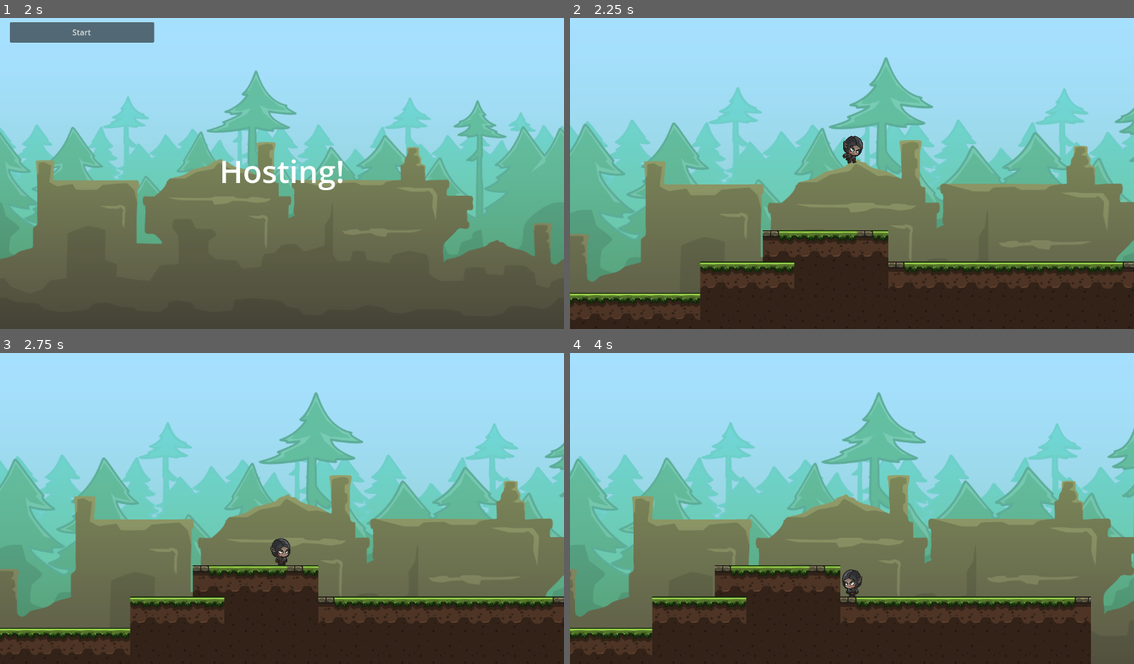
Above: before the commit, frames 1-4 (two rows, left to right).
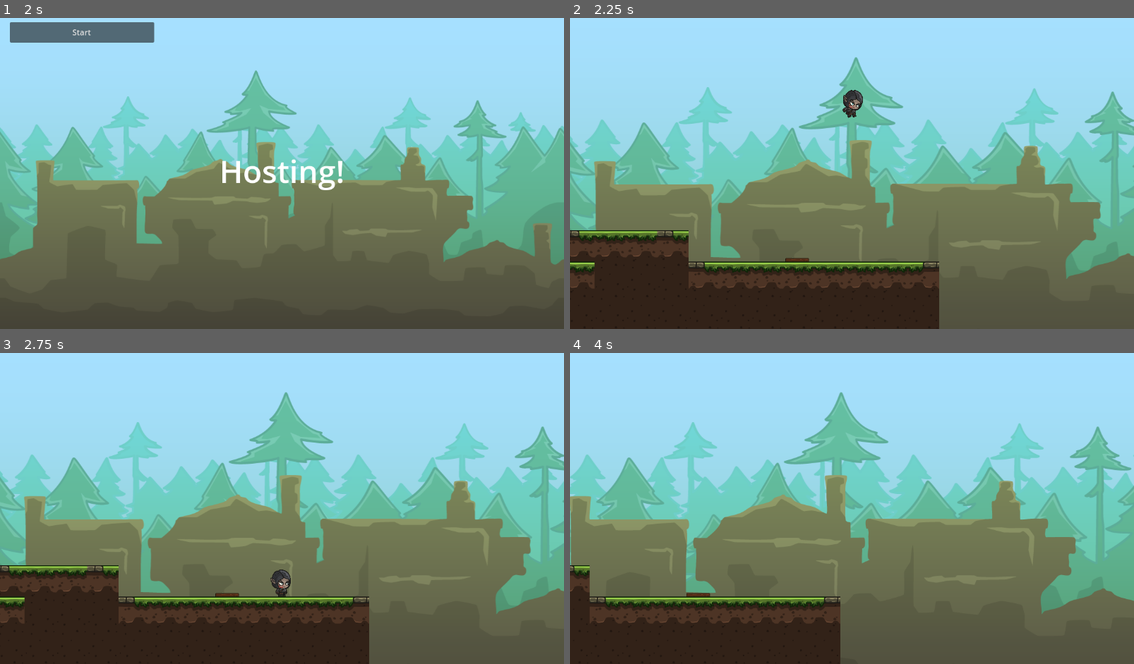
Above: after the commit, the same moments.

Repository: Nhanth123/multiplayer
Game: Godot game, scene res://scenes/menu/menu.tscn
Two runs of this game, one before a commit and one after it. Both use one fixed random seed, a clock stepped at 60 frames per second and the inputs below.
Inputs:
- Up to frame 1 (2 s): tap Enter at 0.5 s; hold D (move_right) 0.53-1.25 s; tap Space (jump) at 0.77 s; click "Host" at 1.25 s
- Up to frame 2 (2.25 s): click "Start" at 2 s
- Up to frame 3 (2.75 s): no input
- Up to frame 4 (4 s): hold D (move_right) 2.78-3.53 s; tap Space (jump) at 3.02 s; hold A (move_left) from 3.53 s (still down)

Frame 1 is identical in both runs. In frame 2, 39% of the frame differs, in the area x 0-100%, y 12-100%; in frame 3, 39%; in frame 4, 40%.

Commit message:
Feature: add pressure-plate for game-play

Diff:
--- /dev/null
+++ b/scenes/environment/pressure_plate.gd
@@ -0,0 +1,35 @@
+extends Node2D
+
+
+@export var is_down = false
+@export var plate_up: Sprite2D
+@export var plate_down: Sprite2D
+
+var bodies_on_plate = 0
+
+func _on_area_2d_body_entered(_body: Node2D) -> void:
+	if not multiplayer.is_server():
+		return
+
+	bodies_on_plate += 1
+	update_on_plate()
+
+
+func _on_area_2d_body_exited(_body: Node2D) -> void:
+	if not multiplayer.is_server():
+		return
+
+	bodies_on_plate -= 1
+	update_on_plate()
+
+func update_on_plate():
+	is_down = bodies_on_plate >= 1
+	set_plate_properties()
+
+func set_plate_properties():
+	plate_down.visible = is_down
+	plate_up.visible = !is_down
+
+
+func _on_multiplayer_synchronizer_synchronized() -> void:
+	set_plate_properties()
--- a/scenes/environment/pressure_plate.tscn
+++ b/scenes/environment/pressure_plate.tscn
@@ -1,11 +1,21 @@
-[gd_scene load_steps=3 format=3 uid="uid://cx3e3tlu1chp3"]
+[gd_scene load_steps=5 format=3 uid="uid://cx3e3tlu1chp3"]
 
+[ext_resource type="Script" path="res://scenes/environment/pressure_plate.gd" id="1_7dqu8"]
 [ext_resource type="Texture2D" uid="uid://cu3ucp0ocryit" path="res://assets/objects/Pillar_01.png" id="1_yjfvr"]
 
 [sub_resource type="RectangleShape2D" id="RectangleShape2D_b23xx"]
 size = Vector2(48, 10)
 
-[node name="PressurePlate" type="Node2D"]
+[sub_resource type="SceneReplicationConfig" id="SceneReplicationConfig_7ss7h"]
+properties/0/path = NodePath(".:is_down")
+properties/0/spawn = true
+properties/0/replication_mode = 1
+
+[node name="PressurePlate" type="Node2D" node_paths=PackedStringArray("plate_up", "plate_down")]
+z_index = -100
+script = ExtResource("1_7dqu8")
+plate_up = NodePath("PlateUp")
+plate_down = NodePath("PlateDown")
 
 [node name="PlateUp" type="Sprite2D" parent="."]
 scale = Vector2(0.15, 0.3)
@@ -22,3 +32,10 @@
 
 [node name="CollisionShape2D" type="CollisionShape2D" parent="Area2D"]
 shape = SubResource("RectangleShape2D_b23xx")
+
+[node name="MultiplayerSynchronizer" type="MultiplayerSynchronizer" parent="."]
+replication_config = SubResource("SceneReplicationConfig_7ss7h")
+
+[connection signal="body_entered" from="Area2D" to="." method="_on_area_2d_body_entered"]
+[connection signal="body_exited" from="Area2D" to="." method="_on_area_2d_body_exited"]
+[connection signal="synchronized" from="MultiplayerSynchronizer" to="." method="_on_multiplayer_synchronizer_synchronized"]
--- a/scenes/level_01.tscn
+++ b/scenes/level_01.tscn
@@ -80,10 +80,15 @@
 texture = ExtResource("3_app2o")
 centered = false
 
+[node name="Interactable" type="Node" parent="."]
+
+[node name="PressurePlate" parent="Interactable" instance=ExtResource("6_tw6ns")]
+position = Vector2(606, -196)
+
 [node name="Players" type="Node" parent="."]
 
 [node name="PlayersContainer" type="Node2D" parent="Players"]
-position = Vector2(-192, -208)
+position = Vector2(216, -302)
 
 [node name="PlayerSpawner" type="MultiplayerSpawner" parent="Players"]
 _spawnable_scenes = PackedStringArray("res://scenes/player.tscn")
@@ -94,7 +99,4 @@
 position = Vector2(502, -238)
 
 [node name="SpawnPoint_1" type="Node2D" parent="Players"]
-position = Vector2(760, -235)
-
-[node name="PressurePlate" parent="." instance=ExtResource("6_tw6ns")]
-position = Vector2(257, -299)
+position = Vector2(651, -244)
--- a/scenes/player.tscn
+++ b/scenes/player.tscn
@@ -317,6 +317,8 @@
 [node name="Player" type="CharacterBody2D" node_paths=PackedStringArray("player_sprite")]
 position = Vector2(0, -30)
 scale = Vector2(0.1, 0.1)
+collision_layer = 2
+collision_mask = 3
 script = ExtResource("1_024di")
 player_camera = ExtResource("2_inq8w")
 player_sprite = NodePath("AnimatedSprite2D")
